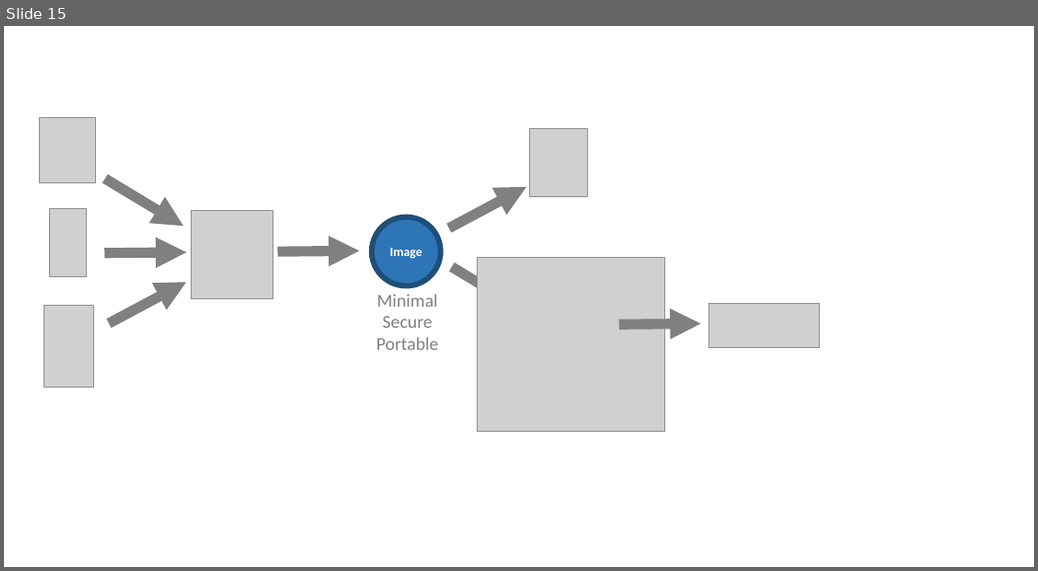
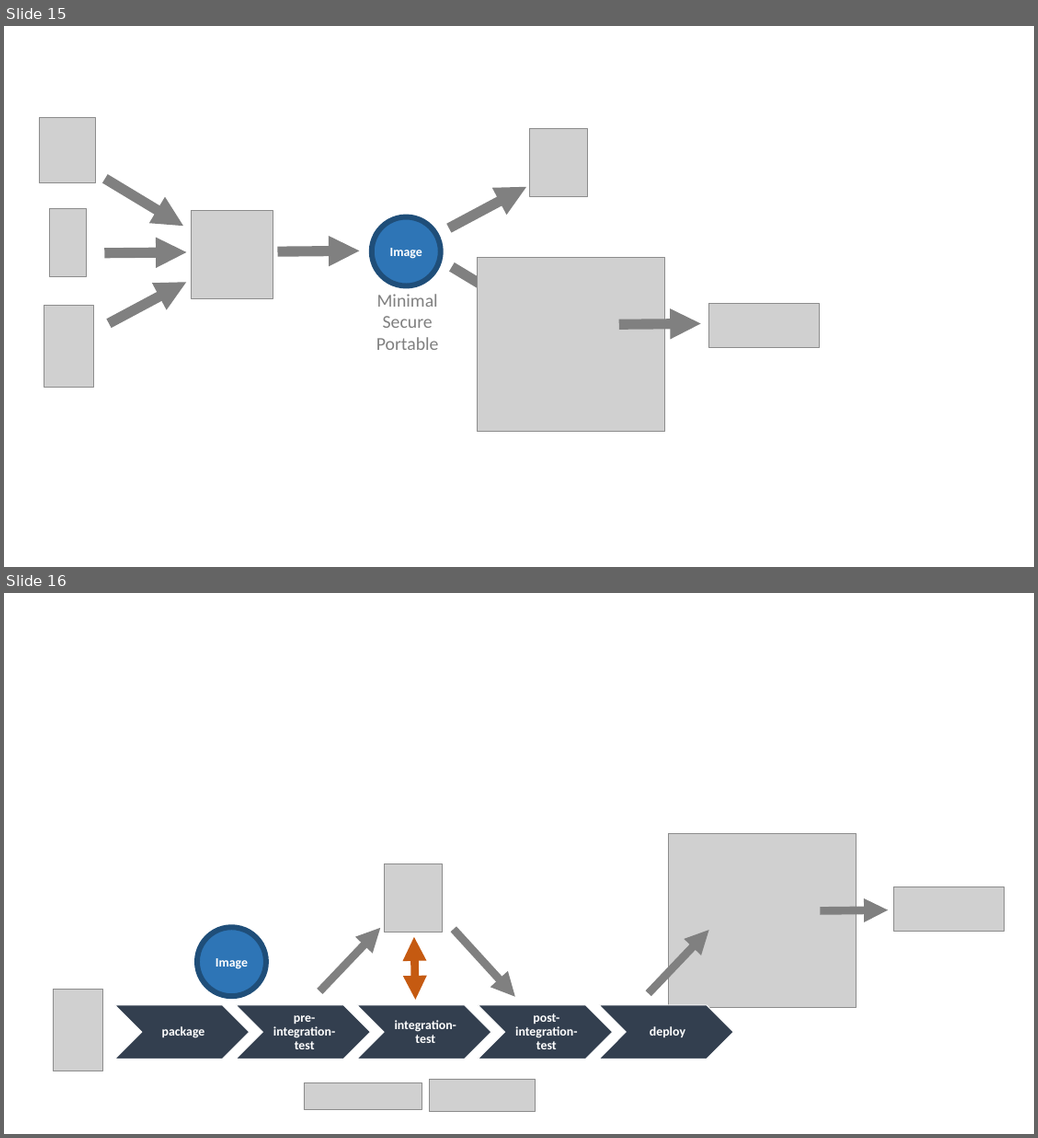
Before and after one commit to flyway/boxfuse.com, a slide deck: _sources/GettingStarted.pptx. Shown one above the other, each under a label of ours: slide 15 before the commit, slides 15 and 16 after it. The pictures are 1038x571 and 1038x1138 pixels, drawn with LibreOffice and Linux fonts; fonts in the diff are those of the drawing; grey boxes stand for pictures. Boxes give left, top, right and bottom in pixels: in the first picture for what was removed or moved away, otherwise in the second. Text is boxed around its words. In the diff, an @@ line names an element or a change of style, - is before the commit and + after.

```diff
--- a/_sources/GettingStarted.pptx
+++ b/_sources/GettingStarted.pptx
@@ slide 16 added at (4,593,1034,1134), background #FFFFFF @@
@@ picture added at (668,834,857,1007) @@
@@ picture added at (385,863,443,932) @@
@@ picture added at (895,886,1004,931) @@
@@ arrow added from (820, 911) to (888, 910), #808080 8.75 pt @@
@@ ellipse added at (197,927,265,996), fill #2E75B6, outline #1F4E79 6 pt, 14 pt, text #FFFFFF, bold @@
+Image
@@ arrow added from (320, 991) to (380, 928), #808080 8.75 pt @@
@@ double arrow added from (415, 1000) to (414, 937), #C55A11 8.75 pt @@
@@ arrow added from (454, 930) to (516, 997), #808080 8.75 pt @@
@@ arrow added from (648, 993) to (710, 930), #808080 8.75 pt @@
@@ picture added at (53,990,102,1071) @@
@@ group added at (114,1005,734,1059): 5 chevrons, 5 texts @@
+package
+pre-integration-test
+integration-test
+post-integration-test
+deploy
@@ picture added at (304,1083,422,1110) @@
@@ picture added at (429,1079,535,1111) @@
```
Also in this commit, not shown: 1 other slide added, 1 slide removed, 30 other files.
